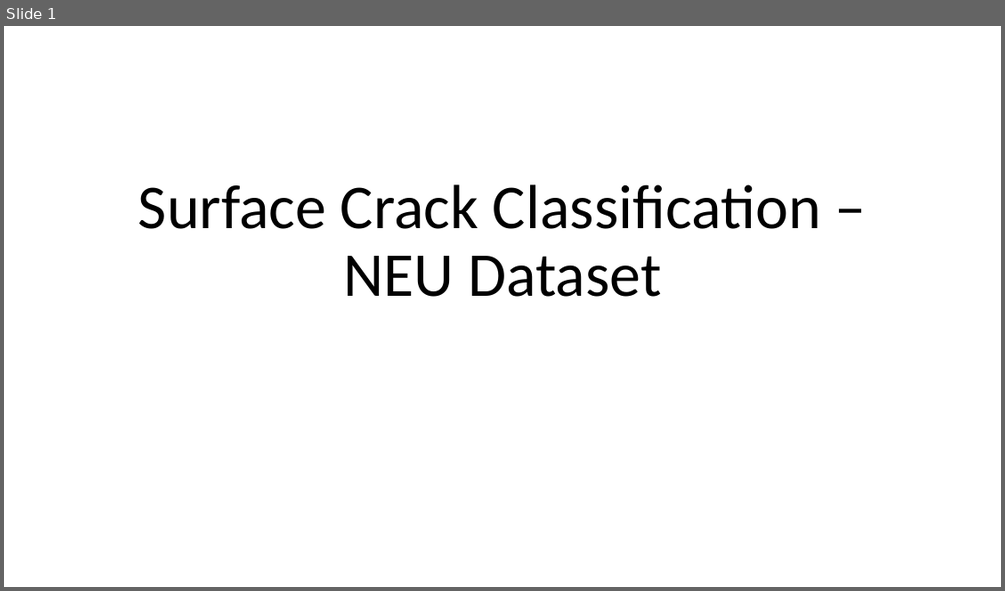
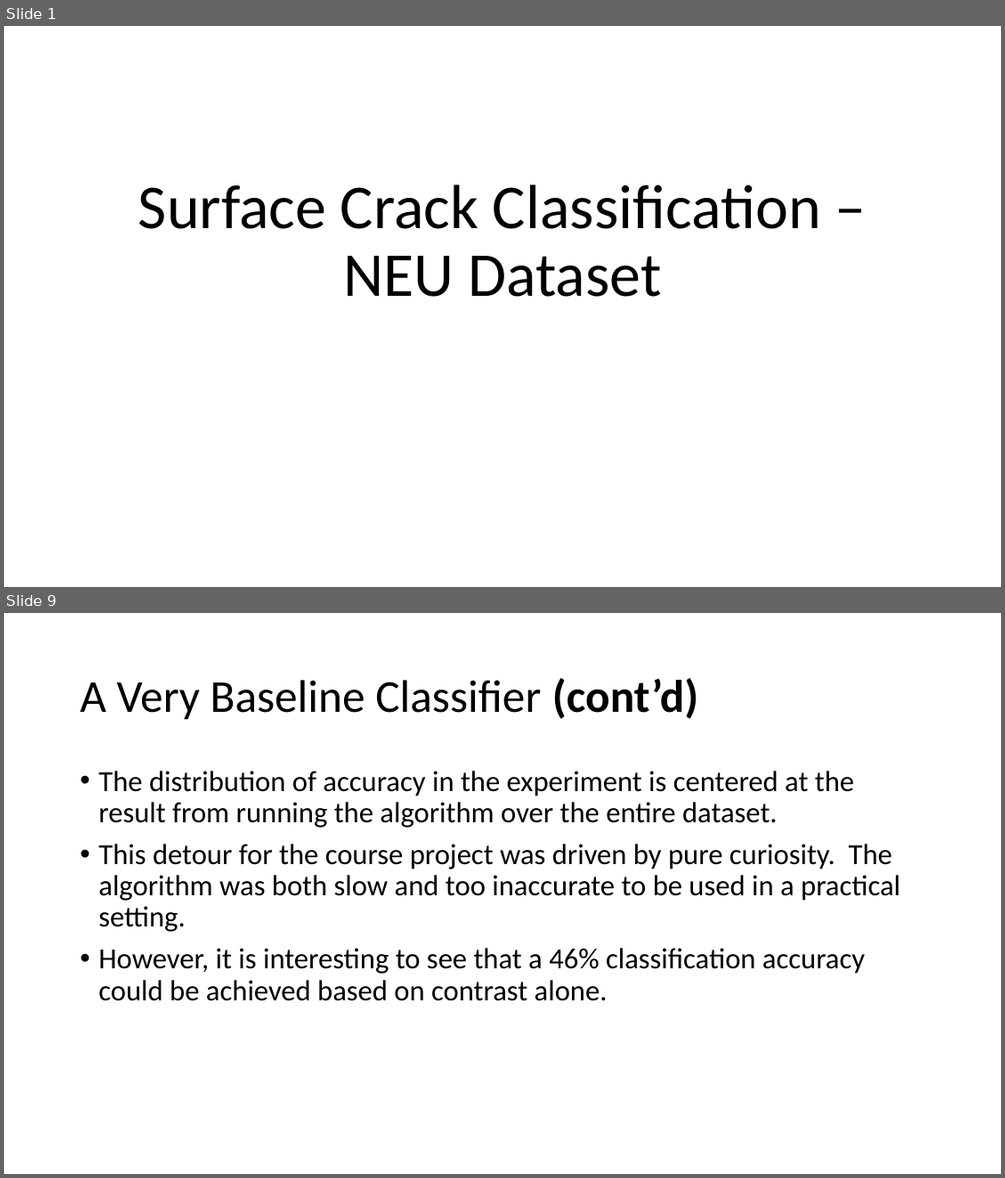
Before and after one commit to M-Matrona/IBM-Machine-Learning-Course, a slide deck: Course_5_Deep_Learning/Surface Crack Classification Project Overview.pptx. Shown one above the other, each under a label of ours: slide 1 before the commit, slides 1 and 9 after it; the slides between them are not shown. The pictures are 1005x591 and 1005x1178 pixels, drawn with LibreOffice and Linux fonts; fonts in the diff are those of the drawing. Boxes give left, top, right and bottom in pixels: in the first picture for what was removed or moved away, otherwise in the second. Text is boxed around its words. In the diff, an @@ line names an element or a change of style, - is before the commit and + after.

Commit message:
course 5 and 6
check in of completed course 5 and the initial files for course 6s application

```diff
--- a/Course_5_Deep_Learning/Surface Crack Classification Project Overview.pptx
+++ b/Course_5_Deep_Learning/Surface Crack Classification Project Overview.pptx
@@ slide 9 added at (4, 613, 1001, 1174), background #FFFFFF @@
@@ title added at (80, 678, 698, 720), 44 pt, text #000000 @@
+A Very Baseline Classifier (cont’d)
@@ text added at (98, 771, 900, 1001), 28 pt, text #000000 @@
+• The distribution of accuracy in the experiment is centered at the result from running the algorithm over the entire dataset.
+• This detour for the course project was driven by pure curiosity. The algorithm was both slow and too inaccurate to be used in a practical setting.
+• However, it is interesting to see that a 46% classification accuracy could be achieved based on contrast alone.
```
Also in this commit, not shown: 17 other slides added, 1 slide removed, 16 other files.
